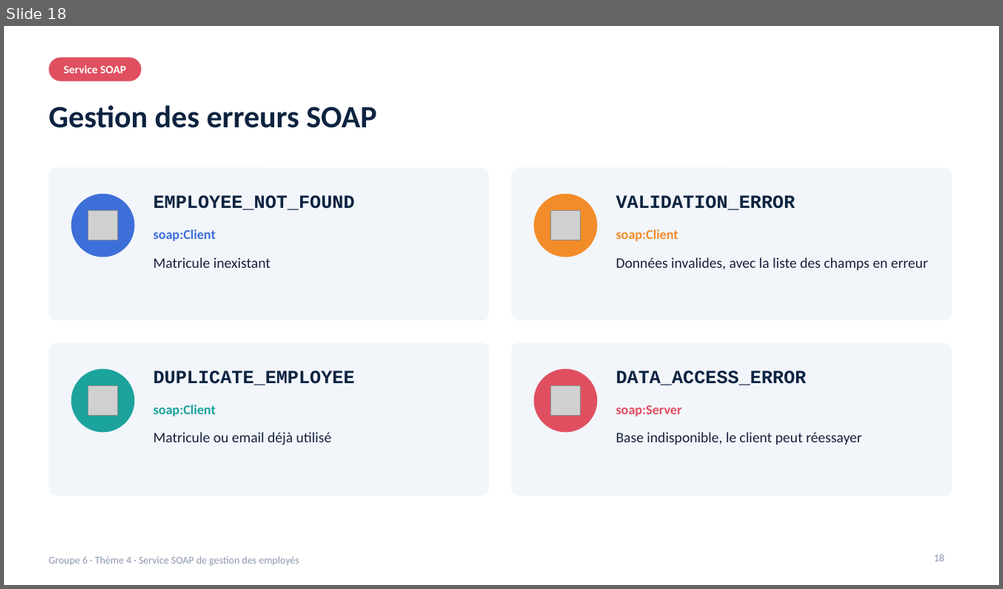
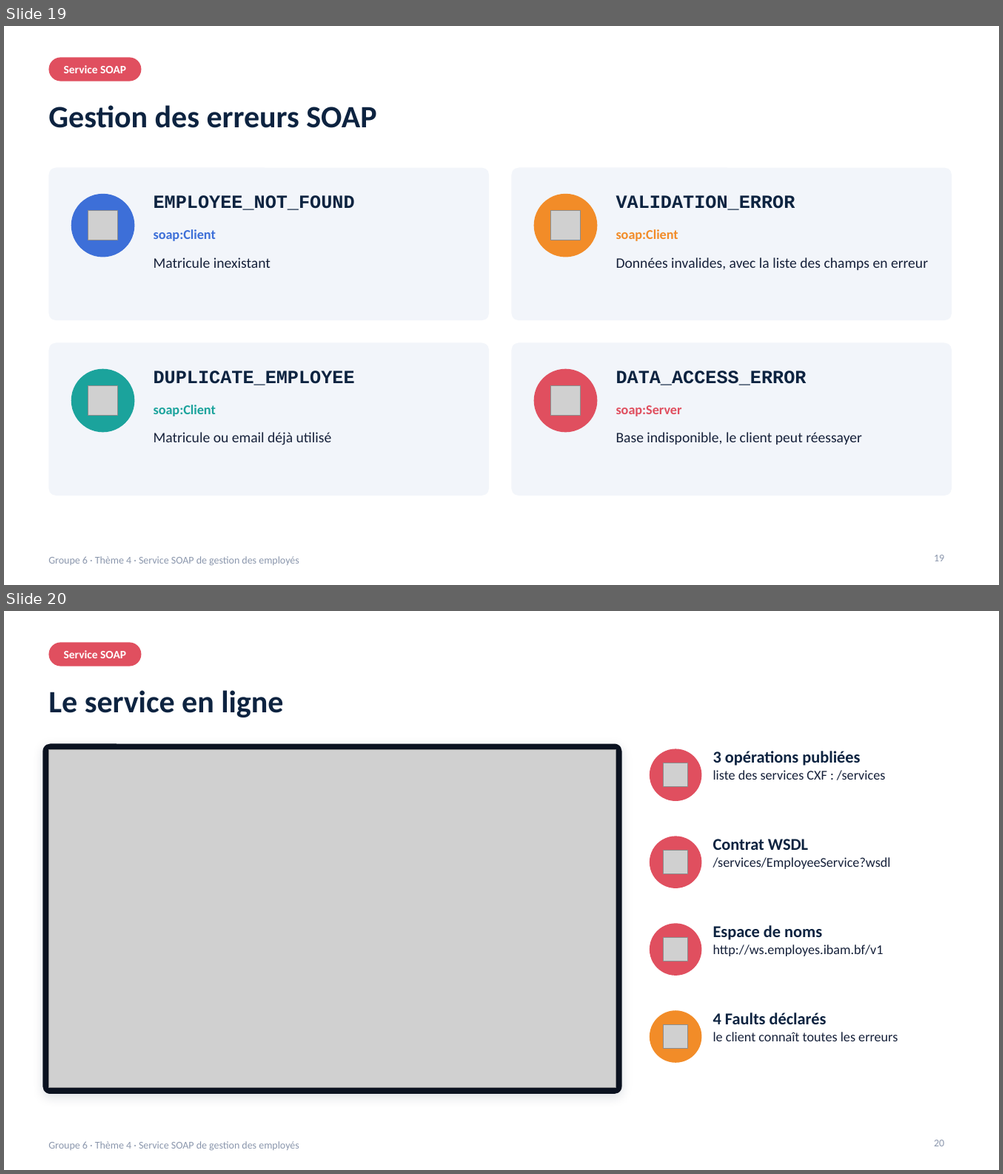
Before and after one commit to malickabdoul/employee-soap-servic, a slide deck: presentation/presentation-theme4-groupe6.pptx. Shown one above the other, each under a label of ours: slide 18 before the commit, slides 19 and 20 after it. The pictures are 1003x589 and 1003x1174 pixels, drawn with LibreOffice and Linux fonts; fonts in the diff are those of the drawing; grey boxes stand for pictures; background and template pictures are left out. Boxes give left, top, right and bottom in pixels: in the first picture for what was removed or moved away, otherwise in the second. Text is boxed around its words. In the diff, an @@ line names an element or a change of style, - is before the commit and + after.

Commit message:
Page de démonstration et présentation complétée
- service : page http://localhost:8080/ qui appelle les 3 opérations SOAP
  (cas normaux et erreurs) et affiche les réponses en clair, avec le XML
  échangé et l'état de la chaîne ; test JUnit associé (16/16)
- présentation : 4 diapositives ajoutées (job dans Spoon, service en ligne,
  installation reproductible, page de démonstration), chiffres et textes
  mis à jour (16/16 JUnit, installation sans Docker)

```diff
--- a/presentation/presentation-theme4-groupe6.pptx
+++ b/presentation/presentation-theme4-groupe6.pptx
@@ slide 20 added at (4,611,999,1170), background #FFFFFF; not listed: 1 template element that a slide beside it also shows @@
@@ rounded rectangle added at (48,642,142,667), fill #E04F5F @@
@@ text added at (64,650,126,658), 11 pt, text #FFFFFF, bold @@
+Service SOAP
@@ title added at (48,690,283,718), 30 pt, text #0D2340, bold @@
+Le service en ligne
@@ rounded rectangle added at (42,743,622,1094), fill #0B1220 @@
@@ picture added at (48,750,616,1088) @@
@@ ellipse added at (649,749,702,801), fill #E04F5F @@
@@ picture added at (663,763,688,787) @@
@@ text added at (713,751,885,780), 13 pt, text #16213A @@
+3 opérations publiées
+liste des services CXF : /services
@@ ellipse added at (649,836,702,889), fill #E04F5F @@
@@ picture added at (663,851,688,874) @@
@@ text added at (713,839,891,869), 13 pt, text #16213A @@
+Contrat WSDL
+/services/EmployeeService?wsdl
@@ ellipse added at (649,923,702,976), fill #E04F5F @@
@@ picture added at (663,938,688,962) @@
@@ text added at (713,925,883,957), 13 pt, text #16213A @@
+Espace de noms
+http://ws.employes.ibam.bf/v1
@@ ellipse added at (649,1011,702,1063), fill #F28C28 @@
@@ picture added at (663,1025,688,1049) @@
@@ text added at (713,1013,897,1042), 13 pt, text #16213A @@
+4 Faults déclarés
+le client connaît toutes les erreurs
@@ page number added at (933,1140,944,1147), 10 pt, text #8B97AD @@
+20
@@ what was slide 18 is now slide 19 @@
@@ page number at (933,555,944,562): text changed @@
-18
+19
```
Also in this commit, not shown: 4 slides changed, 3 other slides added, 3 other files.
